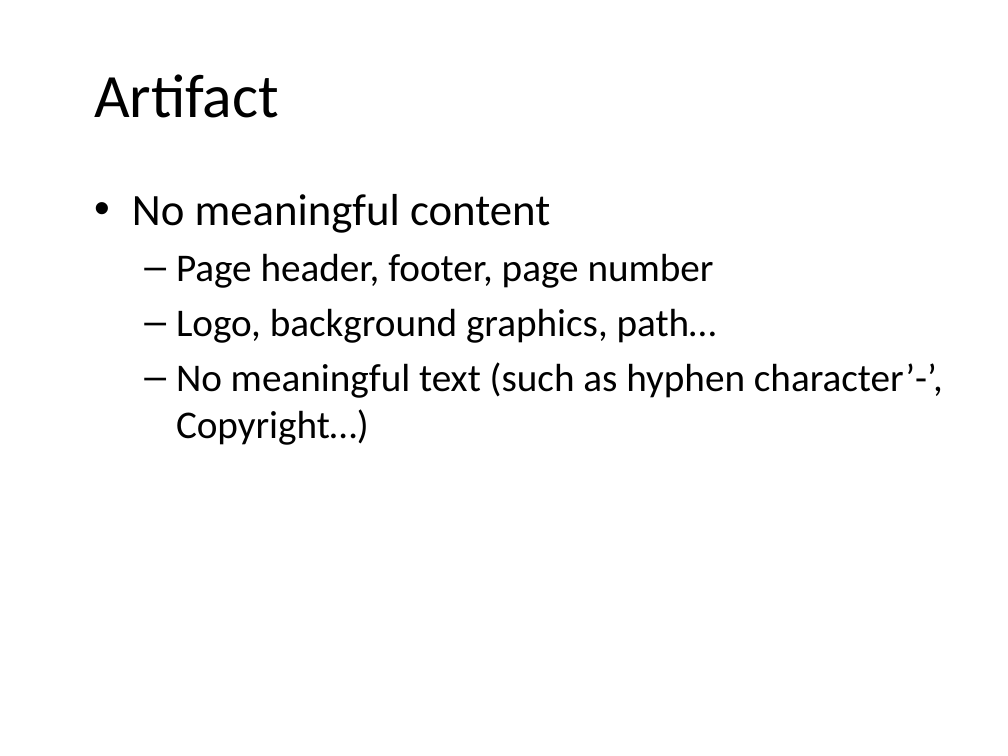
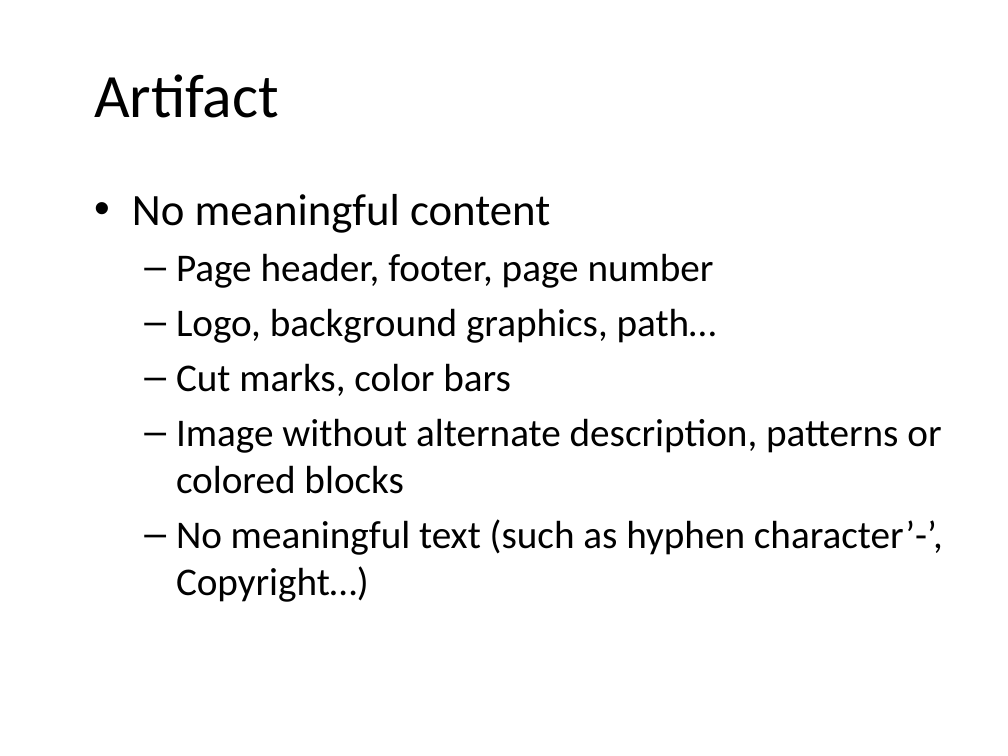
Before and after one commit to lumpchen/sledge, a slide deck: slide 62 of resource/pdf.pptx (slide 64 before the commit). Drawn at 1008x756 pixels with LibreOffice and Linux fonts; fonts in the diff are those of the drawing; background and template pictures are left out. Boxes give left, top, right and bottom in pixels: in the first picture for what was removed or moved away, otherwise in the second. Text is boxed around its words. In the diff, an @@ line names an element or a change of style, - is before the commit and + after.

Commit message:
update ppt

```diff
--- a/resource/pdf.pptx
+++ b/resource/pdf.pptx
@@ text at [176,363,941,494]: paragraphs added @@
+  – Cut marks, color bars
+  – Image without alternate description, patterns or colored blocks
```
Also in this commit, not shown: 2 other slides changed, 2 slides removed.
